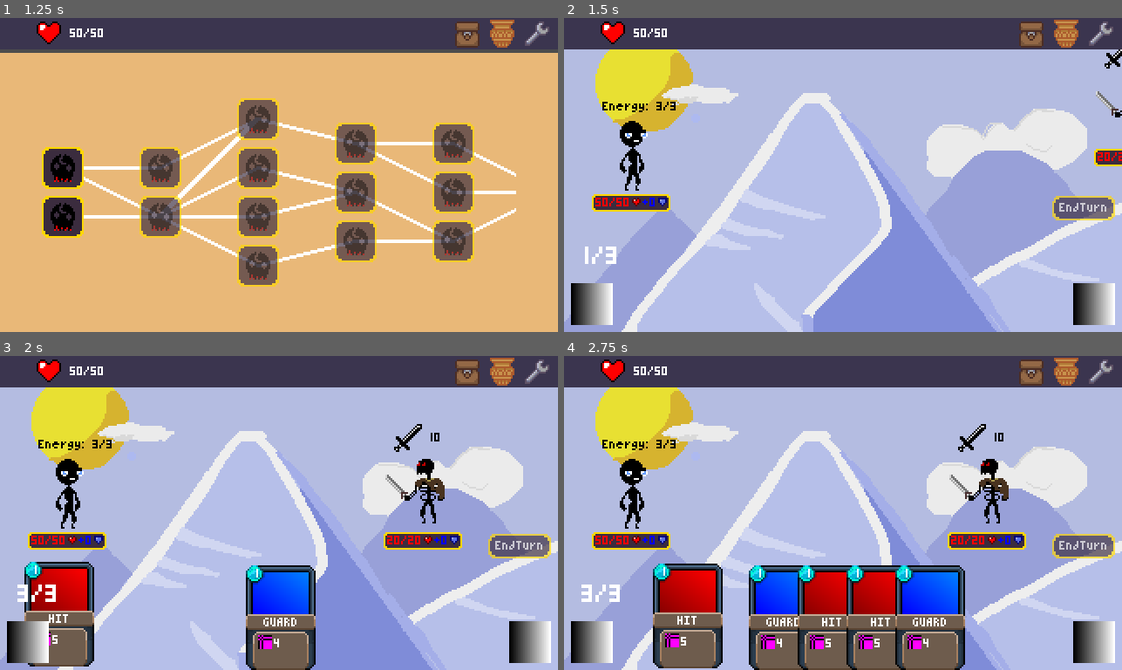
Above: before the commit, frames 1-4 (two rows, left to right).
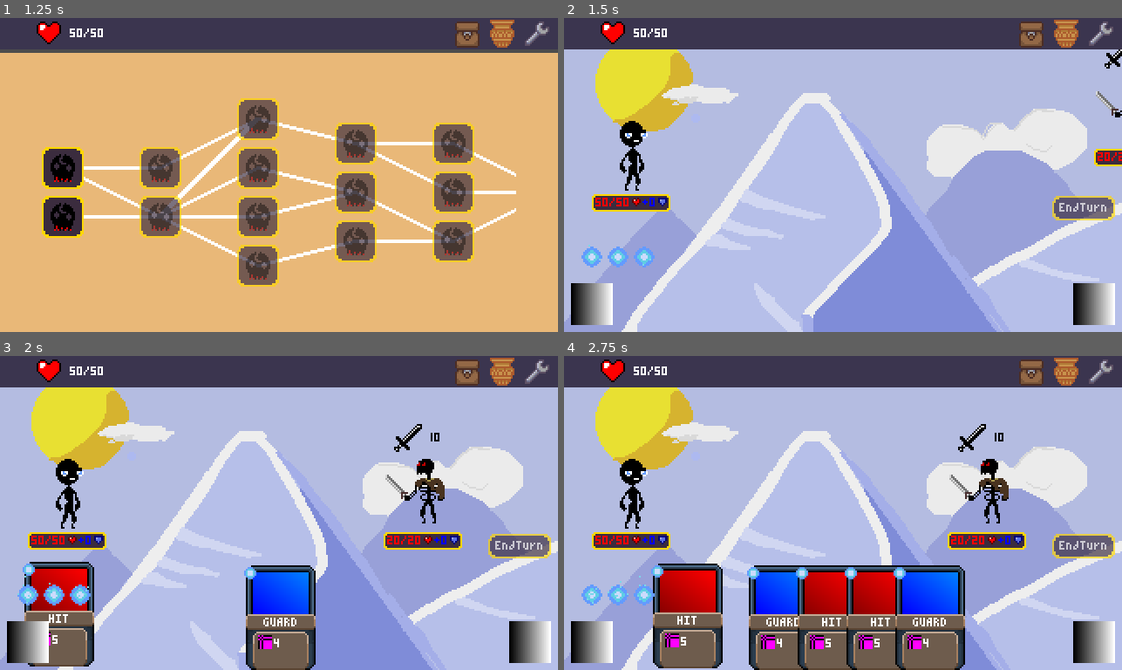
Above: after the commit, the same moments.

Repository: Morph1s/Psychopompos
Game: Godot game, scene res://scenes/main.tscn
Same seed, same stepped clock (60 frames per second), same inputs: the game is played once before the commit and once after it.
Inputs (mouse positions are in pixels of both pictures, inside the frame that each line leads up to):
- Up to frame 1 (1.25 s): click "START RUN" at 0.5 s
- Up to frame 2 (1.5 s): click (625, 168) at 1.27 s
- Up to frame 3 (2 s): no input
- Up to frame 4 (2.75 s): move the mouse to (843, 616) at 2.02 s; click (843, 616) at 2.1 s

Frame 1 is identical in both runs. In frame 2, 0.7% of the frame differs, in the area x 3-20%, y 26-80%; in frame 3, 1.0%; in frame 4, 1.5%, in the area x 3-63%, y 26-80%.

Commit message:
feat: energy balls for energy visualization
added energy balls to the hud with three modes activated, deactivated and highlighted. added negative energy balls to represent overpaying energy. cards now show cost with energy balls next to the card image.

closes #164

Diff:
--- a/scenes/card/card.tscn
+++ b/scenes/card/card.tscn
@@ -2,7 +2,7 @@
 
 [ext_resource type="Script" uid="uid://bpc17ymc5fvvv" path="res://scripts/card/card.gd" id="1_imta7"]
 [ext_resource type="Texture2D" uid="uid://di0c33j0860id" path="res://assets/graphics/cards/card_highlight.png" id="2_imta7"]
-[ext_resource type="Texture2D" uid="uid://c501osipmjuk1" path="res://assets/graphics/cards/common/card_background_v1.png" id="3_vtcvk"]
+[ext_resource type="Texture2D" uid="uid://dytl7rqvsxjnk" path="res://assets/graphics/cards/common/card_background_for_energy_balls.png" id="3_g65cd"]
 [ext_resource type="Theme" uid="uid://gu54ssij03su" path="res://resources/theme/main_theme.tres" id="4_g65cd"]
 
 [sub_resource type="Gradient" id="Gradient_g65cd"]
@@ -30,22 +30,18 @@
 centered = false
 
 [node name="CardFrame" type="Sprite2D" parent="."]
-texture = ExtResource("3_vtcvk")
+texture = ExtResource("3_g65cd")
 region_rect = Rect2(0, 0, 40, 60)
 
 [node name="CardShape" type="CollisionShape2D" parent="."]
 shape = SubResource("RectangleShape2D_imta7")
 
-[node name="EnergyCost" type="Label" parent="."]
-offset_left = -16.0
-offset_top = -28.0
-offset_right = -11.0
-offset_bottom = -22.0
-theme = ExtResource("4_g65cd")
-text = "0"
-horizontal_alignment = 1
-vertical_alignment = 1
-text_overrun_behavior = 1
+[node name="EnergyBallContainer" type="VBoxContainer" parent="."]
+offset_left = -21.0
+offset_top = -29.0
+offset_right = -21.0
+offset_bottom = -29.0
+theme_override_constants/separation = 2
 
 [node name="Name" type="Label" parent="."]
 offset_left = -18.0
--- a/scenes/ui/battle_ui.tscn
+++ b/scenes/ui/battle_ui.tscn
@@ -78,45 +78,30 @@
 offset_right = 10.0
 offset_bottom = 131.0
 
-[node name="EnergyText" type="Label" parent="Energy"]
+[node name="EnergyBallContainer" type="HBoxContainer" parent="Energy"]
 layout_mode = 0
-offset_right = 40.0
-offset_bottom = 5.0
-theme_override_font_sizes/font_size = 12
-text = "1/3"
+theme_override_constants/separation = 3
 
-[node name="ConsequenceContainer" type="VBoxContainer" parent="Energy"]
+[node name="NegativeEnergyBallContainer" type="VBoxContainer" parent="Energy"]
 layout_mode = 0
-offset_left = 28.0
-offset_top = 2.0
-offset_right = 41.0
-offset_bottom = 18.0
+offset_left = -7.0
+offset_right = -1.0
 theme_override_constants/separation = 1
 
-[node name="EnergyCostContainer" type="HBoxContainer" parent="Energy/ConsequenceContainer"]
+[node name="HitpointCostLabelContainer" type="HBoxContainer" parent="Energy"]
 visible = false
 layout_mode = 2
+offset_top = 14.0
+offset_right = 13.0
+offset_bottom = 20.0
 theme_override_constants/separation = 0
 
-[node name="EnergyCostText" type="Label" parent="Energy/ConsequenceContainer/EnergyCostContainer"]
-layout_mode = 2
-theme_override_colors/font_color = Color(0.141176, 0.592157, 1, 1)
-text = "-1"
-
-[node name="EnergyIcon" type="TextureRect" parent="Energy/ConsequenceContainer/EnergyCostContainer"]
-layout_mode = 2
-
-[node name="HitpointCostContainer" type="HBoxContainer" parent="Energy/ConsequenceContainer"]
-visible = false
-layout_mode = 2
-theme_override_constants/separation = 0
-
-[node name="HitpointCostText" type="Label" parent="Energy/ConsequenceContainer/HitpointCostContainer"]
+[node name="HitpointCostText" type="Label" parent="Energy/HitpointCostLabelContainer"]
 layout_mode = 2
 theme_override_colors/font_color = Color(1, 0, 0, 1)
 text = "-5"
 
-[node name="HitpointsIcon" type="TextureRect" parent="Energy/ConsequenceContainer/HitpointCostContainer"]
+[node name="HitpointsIcon" type="TextureRect" parent="Energy/HitpointCostLabelContainer"]
 layout_mode = 2
 texture = ExtResource("3_ebl3e")
 stretch_mode = 2
--- /dev/null
+++ b/scenes/ui/hud_energy_ball.tscn
@@ -0,0 +1,47 @@
+[gd_scene load_steps=5 format=3 uid="uid://dewaxmdsu38e8"]
+
+[ext_resource type="Script" uid="uid://c183lwsexti1w" path="res://scripts/ui/hud_energy_ball.gd" id="1_vpfjt"]
+[ext_resource type="Texture2D" uid="uid://x6m6t5563rlj" path="res://assets/graphics/ui/hp_energy_bar/energy_ball_disabled_hud_test.png" id="2_em2c5"]
+[ext_resource type="Texture2D" uid="uid://djg70g5qrybsc" path="res://assets/graphics/ui/hp_energy_bar/energy_ball_hud_test.png" id="3_6bq4h"]
+[ext_resource type="Texture2D" uid="uid://4qe7fx2ke5i3" path="res://assets/graphics/ui/hp_energy_bar/energy_ball_hud_highlighted.png" id="4_8t00u"]
+
+[node name="HudEnergyBall" type="TextureRect"]
+offset_right = 12.0
+offset_bottom = 12.0
+texture = ExtResource("2_em2c5")
+script = ExtResource("1_vpfjt")
+
+[node name="ActiveBall" type="TextureRect" parent="."]
+layout_mode = 0
+offset_right = 12.0
+offset_bottom = 12.0
+texture = ExtResource("3_6bq4h")
+stretch_mode = 2
+
+[node name="HighlightedBall" type="TextureRect" parent="."]
+visible = false
+layout_mode = 0
+offset_right = 12.0
+offset_bottom = 12.0
+texture = ExtResource("4_8t00u")
+stretch_mode = 2
+
+[node name="PrimaryParticles" type="CPUParticles2D" parent="."]
+position = Vector2(6, 6)
+lifetime = 0.8
+randomness = 0.4
+emission_shape = 1
+emission_sphere_radius = 6.0
+direction = Vector2(0, 0)
+gravity = Vector2(0, -20)
+color = Color(0.486275, 0.843137, 0.913725, 1)
+
+[node name="HighlightParticles" type="CPUParticles2D" parent="."]
+position = Vector2(6, 6)
+emitting = false
+amount = 12
+randomness = 0.4
+emission_shape = 1
+emission_sphere_radius = 6.0
+direction = Vector2(0, 0)
+gravity = Vector2(0, -25)
--- /dev/null
+++ b/scenes/ui/hud_negative_energy_ball.tscn
@@ -0,0 +1,34 @@
+[gd_scene load_steps=3 format=3 uid="uid://ds08lsotbv0uv"]
+
+[ext_resource type="Texture2D" uid="uid://cnl6j26iknhd4" path="res://assets/graphics/ui/hp_energy_bar/negative_energy_ball_hud.png" id="1_6upgw"]
+[ext_resource type="Script" uid="uid://clqj2oyall2sy" path="res://scripts/ui/hud_negative_energy_ball.gd" id="2_wb1rt"]
+
+[node name="HudNegativeEnergyBall" type="TextureRect"]
+offset_right = 6.0
+offset_bottom = 6.0
+texture = ExtResource("1_6upgw")
+stretch_mode = 2
+script = ExtResource("2_wb1rt")
+
+[node name="ConstantParticles" type="CPUParticles2D" parent="."]
+position = Vector2(3, 3)
+lifetime = 0.5
+emission_shape = 1
+emission_sphere_radius = 3.0
+direction = Vector2(0, 0)
+gravity = Vector2(0, -30)
+color = Color(1, 0.486275, 0.458824, 1)
+
+[node name="ParticleExplosion" type="CPUParticles2D" parent="."]
+position = Vector2(3, 3)
+emitting = false
+amount = 20
+lifetime = 0.7
+one_shot = true
+explosiveness = 0.7
+randomness = 0.3
+emission_shape = 1
+emission_sphere_radius = 3.0
+direction = Vector2(0, 0)
+gravity = Vector2(0, -30)
+color = Color(1, 0.152941, 0.101961, 1)
--- a/scenes/ui/player_hud.tscn
+++ b/scenes/ui/player_hud.tscn
@@ -1,16 +1,5 @@
-[gd_scene load_steps=3 format=3 uid="uid://bye227bai3ofb"]
+[gd_scene load_steps=2 format=3 uid="uid://bye227bai3ofb"]
 
 [ext_resource type="PackedScene" uid="uid://qm4xvb6vqwt6" path="res://scenes/ui/entity_hud.tscn" id="1_e6e0b"]
-[ext_resource type="Script" uid="uid://75rbvg66ls2v" path="res://scripts/ui/player_hud.gd" id="2_31ty4"]
 
 [node name="PlayerHud" instance=ExtResource("1_e6e0b")]
-script = ExtResource("2_31ty4")
-
-[node name="EnergyLabel" type="Label" parent="." index="1"]
-layout_mode = 0
-offset_left = 6.0
-offset_top = -7.0
-offset_right = 33.0
-offset_bottom = -1.0
-theme_override_colors/font_color = Color(0, 0, 0, 1)
-text = "Energy:"
--- a/scripts/battle/battle_ui.gd
+++ b/scripts/battle/battle_ui.gd
@@ -1,19 +1,21 @@
 class_name BattleUI
 extends Control
 
+const HUD_ENERGY_BALL = preload("res://scenes/ui/hud_energy_ball.tscn")
+const HUD_NEGATIVE_ENERGY_BALL = preload("res://scenes/ui/hud_negative_energy_ball.tscn")
+
 @onready var end_turn_button: Button = $EndTurnButton
-@onready var energy_text = $Energy/EnergyText
-@onready var energy_cost_container = $Energy/ConsequenceContainer/EnergyCostContainer
-@onready var energy_cost_text = $Energy/ConsequenceContainer/EnergyCostContainer/EnergyCostText
-@onready var hitpoint_cost_container = $Energy/ConsequenceContainer/HitpointCostContainer
-@onready var hitpoint_cost_text = $Energy/ConsequenceContainer/HitpointCostContainer/HitpointCostText
-
+@onready var energy_ball_container = $Energy/EnergyBallContainer
+@onready var hitpoint_cost_label_container = $Energy/HitpointCostLabelContainer
+@onready var hitpoint_cost_text = $Energy/HitpointCostLabelContainer/HitpointCostText
+@onready var negative_energy_ball_container = $Energy/NegativeEnergyBallContainer
 
 func _ready() -> void:
 	EventBusHandler.set_player_control.connect(_on_eventbus_set_player_control)
 	EventBusHandler.card_selected.connect(_on_event_bus_card_selected)
 	EventBusHandler.card_deselected.connect(_on_event_bus_card_deselected)
 	RunData.player_stats.energy_changed.connect(_on_run_data_player_stats_energy_changed)
+	_spawn_energy_balls(RunData.player_stats.maximum_energy)
 
 func _on_discard_pile_gui_input(event: InputEvent) -> void:
 	if event.is_action_released("left_click") and not get_tree().get_first_node_in_group("card_piles").discard_pile.is_empty():
@@ -32,26 +34,68 @@
 
 #region energy hud
 
+func _spawn_energy_balls(amount: int) -> void:
+	for i in amount:
+		var ball = HUD_ENERGY_BALL.instantiate()
+		energy_ball_container.add_child(ball)
+
+		if not ball.is_node_ready():
+			await ball.ready
+
 func _on_run_data_player_stats_energy_changed(energy_value: int, maximum_energy: int) -> void:
-	energy_text.text = "%d/%d" % [clamp(energy_value, 0, 99), maximum_energy]
+	var all_energy_balls: Array = energy_ball_container.get_children()
+
+	# set maximum energy
+	if all_energy_balls.size() != maximum_energy:
+		for ball: HudEnergyBall in all_energy_balls:
+			ball.queue_free()
+			await ball.tree_exited
+		await _spawn_energy_balls(maximum_energy)
+
+		# reassign new energy balls to array
+		all_energy_balls = energy_ball_container.get_children()
+
+	# set current energy
+	for i in maximum_energy:
+		var ball: HudEnergyBall = all_energy_balls[i]
+		if i < energy_value and not ball.active:
+			ball.activate()
+		elif i >= energy_value and ball.active:
+			ball.spend_energy()
+
+	# show the hp loss through the negative energy balls reacting
+	for negative_ball: HudNegativeEnergyBall in negative_energy_ball_container.get_children():
+		negative_ball.explode()
 
 func _on_event_bus_card_selected(cost: int) -> void:
 	var energy_after_paying_cost: int = RunData.player_stats.current_energy - cost
+	var all_energy_balls: Array = energy_ball_container.get_children()
+	var excess_energy_payment = clamp(-energy_after_paying_cost, 0, cost)
 
+	# check if the player hast to sacrifice HP to play the card
 	if energy_after_paying_cost < 0:
-		var excess_energy_payment = clamp(-energy_after_paying_cost, 0, cost)
+		# show the hitpoint loss
+		hitpoint_cost_text.text = "-%d" % [RunData.player_stats.hp_loss_from_energy_calculation(excess_energy_payment)]
+		hitpoint_cost_label_container.show()
 
-		energy_cost_text.text = "-%d" % [cost - excess_energy_payment]
-		energy_cost_container.show()
+		# spawn negative energy balls to visualize the amount of excess energy
+		for i in excess_energy_payment:
+			negative_energy_ball_container.add_child(HUD_NEGATIVE_ENERGY_BALL.instantiate())
 
-		hitpoint_cost_text.text = "-%d" % [RunData.player_stats.hp_loss_from_energy_calculation(excess_energy_payment)]
-		hitpoint_cost_container.show()
-	else:
-		energy_cost_text.text = "-%d" % [cost]
-		energy_cost_container.show()
+	# highlight all energy balls that would be spent from back to front
+	for i in cost - excess_energy_payment:
+		all_energy_balls[i + energy_after_paying_cost + excess_energy_payment].highlight()
 
 func _on_event_bus_card_deselected() -> void:
-	hitpoint_cost_container.hide()
-	energy_cost_container.hide()
+	hitpoint_cost_label_container.hide()
+	for negative_ball: HudNegativeEnergyBall in negative_energy_ball_container.get_children():
+		if negative_ball.exploding:
+			# if the negative energy ball is playing its animation it will free itself
+			break
+		negative_ball.queue_free()
+
+	for ball: HudEnergyBall in energy_ball_container.get_children():
+		if ball.active:
+			ball.remove_highlight()
 
 #endregion
--- a/scripts/card/card.gd
+++ b/scripts/card/card.gd
@@ -12,6 +12,7 @@
 signal mouse_exited_card(Node)
 
 const MAIN_THEME = preload("res://resources/theme/main_theme.tres")
+const CARD_ENERGY_BALL = preload("res://assets/graphics/cards/card_energy_ball.png")
 
 const NORMAL_HEIGHT: int = 150
 const SELECTED_HEIGHT: int = 146
@@ -19,7 +20,7 @@
 
 @onready var card_image: Sprite2D = $CardImage
 @onready var card_highlight: Sprite2D = $CardHighlight
-@onready var energy_cost: Label = $EnergyCost
+@onready var energy_ball_container = $EnergyBallContainer
 @onready var card_name: Label = $Name
 @onready var card_shape: CollisionShape2D = $CardShape
 @onready var description: Node2D = $Description
@@ -55,7 +56,7 @@
 	# load card visuals
 
 	card_image.texture = card_type.texture
-	energy_cost.text = str(card_type.energy_cost)
+	_create_energy_cost_balls(card_type.energy_cost)
 	card_type.energy_cost_changed.connect(_on_card_type_energy_cost_changed)
 	card_name.text = card_type.card_name
 	_set_description(card_type.first_description_icon, card_type.first_description_text,0)
@@ -189,6 +190,12 @@
 		label.position = Vector2(9, (9 * description_index) + 2)
 		description.add_child(label)
 
+func _create_energy_cost_balls(amount: int) -> void:
+	for i in amount:
+		var new_ball = TextureRect.new()
+		new_ball.texture = CARD_ENERGY_BALL
+		energy_ball_container.add_child(new_ball)
+
 #endregion
 
 #region signal functions
@@ -200,6 +207,9 @@
 	mouse_exited_card.emit(self)
 
 func _on_card_type_energy_cost_changed(new_value: int) -> void:
-	energy_cost.text = str(new_value)
+	for energy_ball in energy_ball_container.get_children():
+		energy_ball.queue_free()
+
+	_create_energy_cost_balls(new_value)
 
 #endregion
--- a/scripts/characters/player.gd
+++ b/scripts/characters/player.gd
@@ -8,7 +8,7 @@
 @onready var modifier_handler: ModifierHandler = $ModifierHandler
 @onready var effect_handler = $EffectHandler
 @onready var character_image = $CharacterImage
-@onready var player_hud: PlayerHud = $PlayerHud
+@onready var player_hud = $PlayerHud
 
 var size: Vector2
 
@@ -33,7 +33,6 @@
 func initialize() -> void:
 	# Connecting Signals
 	stats.died.connect(_on_died)
-	stats.energy_changed.connect(_on_energy_changed)
 	stats.hitpoints_changed.connect(_on_hitpoints_changed)
 	stats.block_changed.connect(_on_block_changed)
 
@@ -54,12 +53,6 @@
 func _on_died() -> void:
 	player_died.emit()
 
-
-func _on_energy_changed(new_energy: int, maximum_energy: int) -> void:
-	player_hud.set_current_energy(new_energy)
-	player_hud.set_max_energy(maximum_energy)
-	print("Player Energy changed")
-
 func _on_hitpoints_changed(new_hp: int, max_hp: int) -> void:
 	player_hud.set_current_hp(new_hp)
 	player_hud.set_max_hp(max_hp)
--- /dev/null
+++ b/scripts/ui/hud_energy_ball.gd
@@ -0,0 +1,39 @@
+class_name HudEnergyBall
+extends Control
+
+@onready var activated_ball: TextureRect = $ActiveBall
+@onready var highlighted_ball: TextureRect = $HighlightedBall
+@onready var primary_particles: CPUParticles2D = $PrimaryParticles
+@onready var highlight_particles: CPUParticles2D = $HighlightParticles
+
+var active: bool = true
+
+func activate() -> void:
+	if active:
+		return
+
+	active = true
+	activated_ball.show()
+	primary_particles.emitting = true
+
+func spend_energy() -> void:
+	if not active:
+		return
+
+	remove_highlight()
+
+	active = false
+	activated_ball.hide()
+	primary_particles.emitting = false
+
+func highlight() -> void:
+	if not active:
+		return
+
+	highlighted_ball.show()
+	if not highlight_particles.emitting:
+		highlight_particles.emitting = true
+
+func remove_highlight() -> void:
+	highlighted_ball.hide()
+	highlight_particles.emitting = false
--- /dev/null
+++ b/scripts/ui/hud_negative_energy_ball.gd
@@ -0,0 +1,15 @@
+class_name HudNegativeEnergyBall
+extends TextureRect
+
+@onready var constant_particles: CPUParticles2D = $ConstantParticles
+@onready var particle_explosion: CPUParticles2D = $ParticleExplosion
+
+var exploding: bool = false
+
+func explode() -> void:
+	exploding = true
+	texture = null
+	constant_particles.emitting = false
+	particle_explosion.emitting = true
+	await particle_explosion.finished
+	queue_free()
--- a/scripts/ui/player_hud.gd
+++ /dev/null
@@ -1,19 +0,0 @@
-class_name PlayerHud
-extends EntityHud
-
-var current_energy: int = 3
-var max_energy: int = 3
-
-@onready var energy_label: Label = $EnergyLabel
-
-func set_current_energy(value: int) -> void:
-	current_energy = value
-	_update_display()
-
-func set_max_energy(value: int) -> void:
-	max_energy = value
-	_update_display()
-
-func _update_display() -> void:
-	super._update_display()
-	energy_label.text = "Energy: %d/%d" % [current_energy, max_energy]
Binary file added: assets/graphics/cards/card_energy_ball.png
Not shown, added: assets/graphics/cards/card_energy_ball.png.import
Binary file added: assets/graphics/cards/common/card_background_for_energy_balls.png
Not shown, added: assets/graphics/cards/common/card_background_for_energy_balls.png.import
Binary file added: assets/graphics/ui/hp_energy_bar/energy_ball_disabled_hud_test.png
Not shown, added: assets/graphics/ui/hp_energy_bar/energy_ball_disabled_hud_test.png.import
Binary file added: assets/graphics/ui/hp_energy_bar/energy_ball_hud_highlighted.png
Not shown, added: assets/graphics/ui/hp_energy_bar/energy_ball_hud_highlighted.png.import
Binary file added: assets/graphics/ui/hp_energy_bar/energy_ball_hud_test.png
Not shown, added: assets/graphics/ui/hp_energy_bar/energy_ball_hud_test.png.import
Binary file added: assets/graphics/ui/hp_energy_bar/negative_energy_ball_hud.png
Not shown, added: assets/graphics/ui/hp_energy_bar/negative_energy_ball_hud.png.import
(and 3 more such lines)
